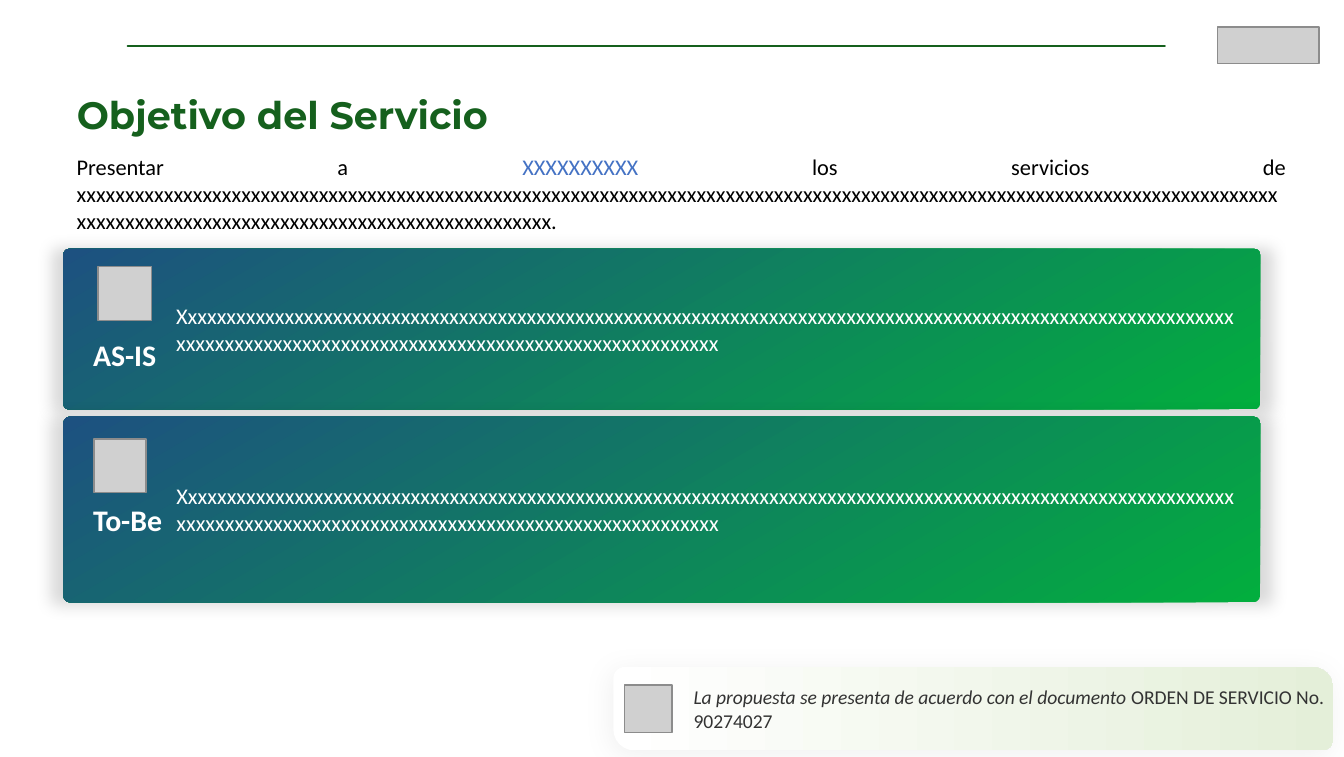
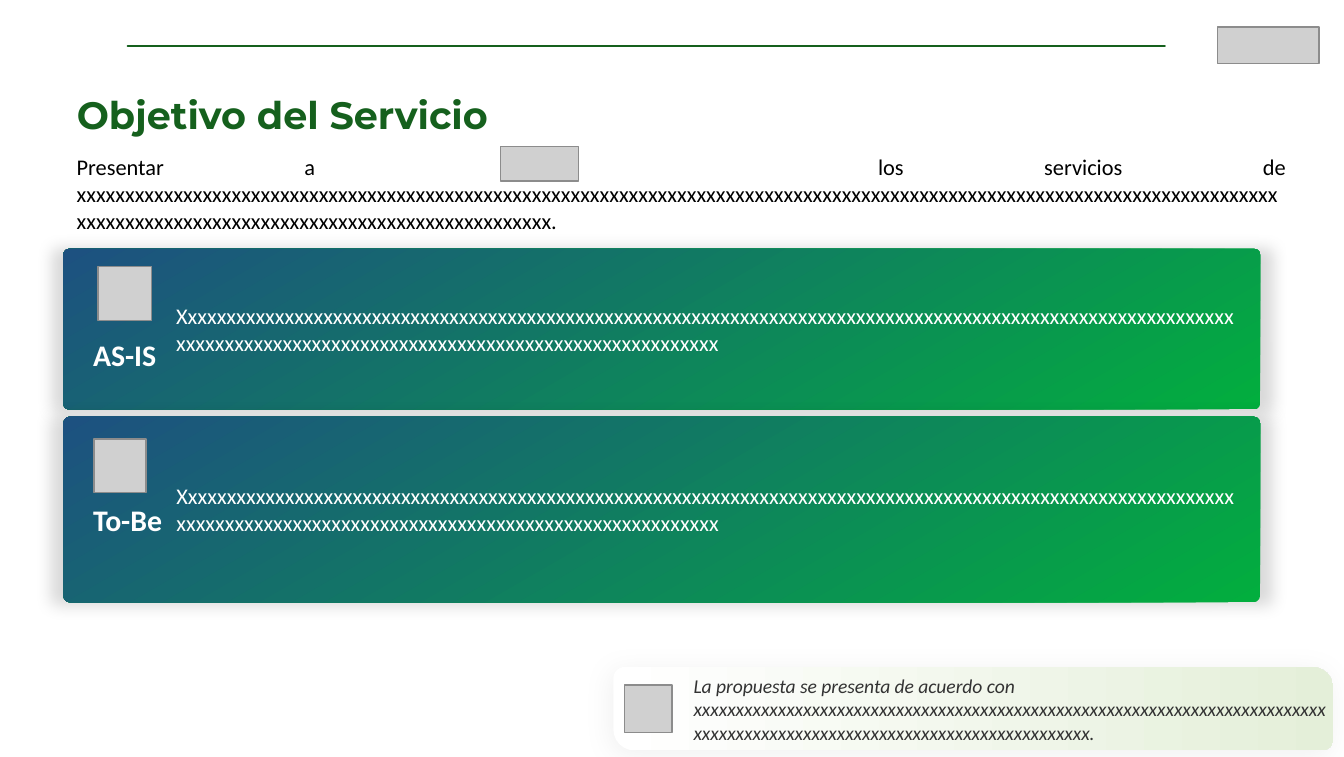
Before and after one commit to KevinLopez25/Solutions, a slide deck: slide 4 of backend/templates/CS-FR-011-PROPUESTA_COMERCIAL_CBIT.pptx. Drawn at 1344x757 pixels with LibreOffice and Linux fonts; fonts in the diff are those of the drawing; grey boxes stand for pictures; background and template pictures are left out. Boxes give left, top, right and bottom in pixels: in the first picture for what was removed or moved away, otherwise in the second. Text is boxed around its words. In the diff, an @@ line names an element or a change of style, - is before the commit and + after.

```diff
--- a/backend/templates/CS-FR-011-PROPUESTA_COMERCIAL_CBIT.pptx
+++ b/backend/templates/CS-FR-011-PROPUESTA_COMERCIAL_CBIT.pptx
@@ picture added at box(501, 146, 579, 181) @@
@@ text at box(77, 159, 1286, 175): text changed @@
-Presentar a XXXXXXXXXX los servicios de xxxxxxxxxxxxxxxxxxxxxxxxxxxxxxxxxxxxxxxxxxxxxxxxxxxxxxxxxxxxxxxxxxxxxxxxxxxxxxxxxxxxxxxxxxxxxxxxxxxxxxxxxxxxxxxxxxxxxxxxxxxxxxxxxxxxxxxxxxxxxxxxxxxxxxxxxxxxxxxxxxxxxxxxxxxxx.
+Presentar a los servicios de xxxxxxxxxxxxxxxxxxxxxxxxxxxxxxxxxxxxxxxxxxxxxxxxxxxxxxxxxxxxxxxxxxxxxxxxxxxxxxxxxxxxxxxxxxxxxxxxxxxxxxxxxxxxxxxxxxxxxxxxxxxxxxxxxxxxxxxxxxxxxxxxxxxxxxxxxxxxxxxxxxxxxxxxxxxxx.
@@ text in round diag rect at box(694, 679, 1015, 696): text changed @@
-La propuesta se presenta de acuerdo con el documento ORDEN DE SERVICIO No. 90274027
+La propuesta se presenta de acuerdo con xxxxxxxxxxxxxxxxxxxxxxxxxxxxxxxxxxxxxxxxxxxxxxxxxxxxxxxxxxxxxxxxxxxxxxxxxxxxxxxxxxxxxxxxxxxxxxxxxxxxxxxxxxxxxxxxxxxxxxxxxx.
```
Also in this commit, not shown: 9 other slides changed, 3 other files.
